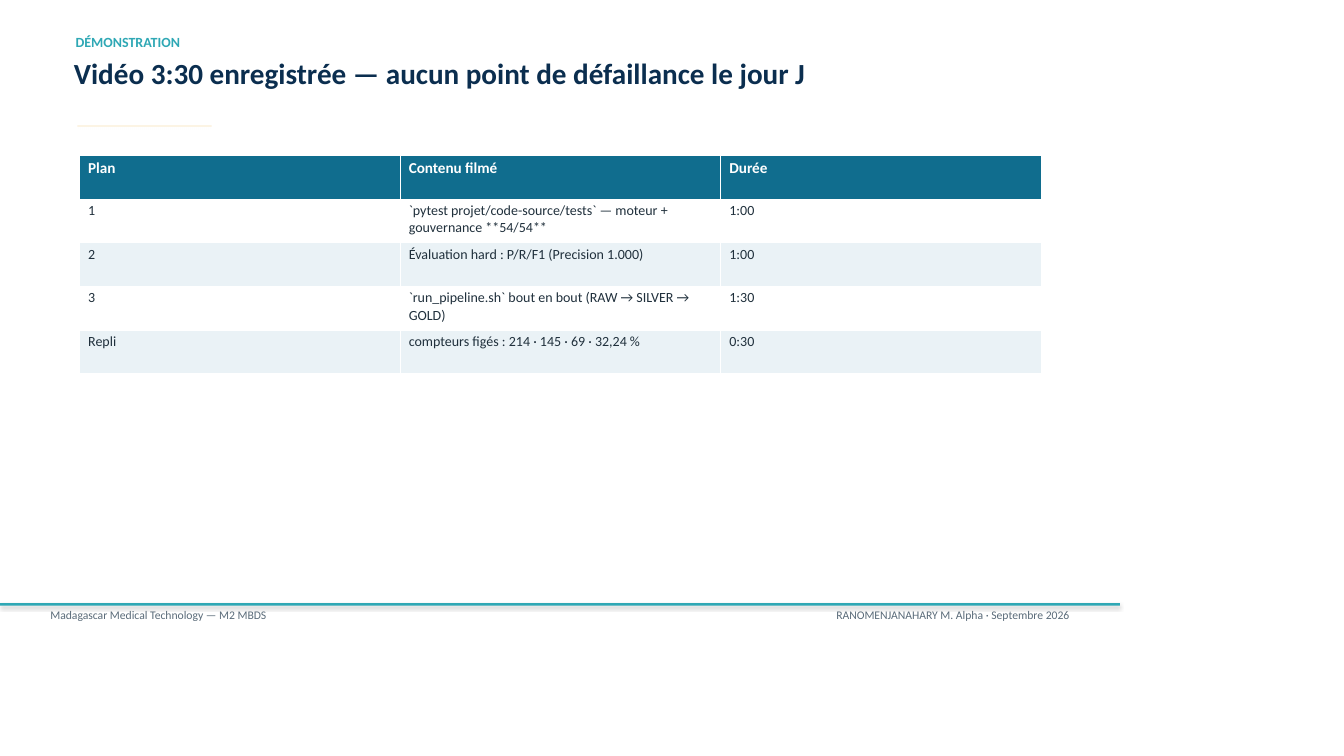
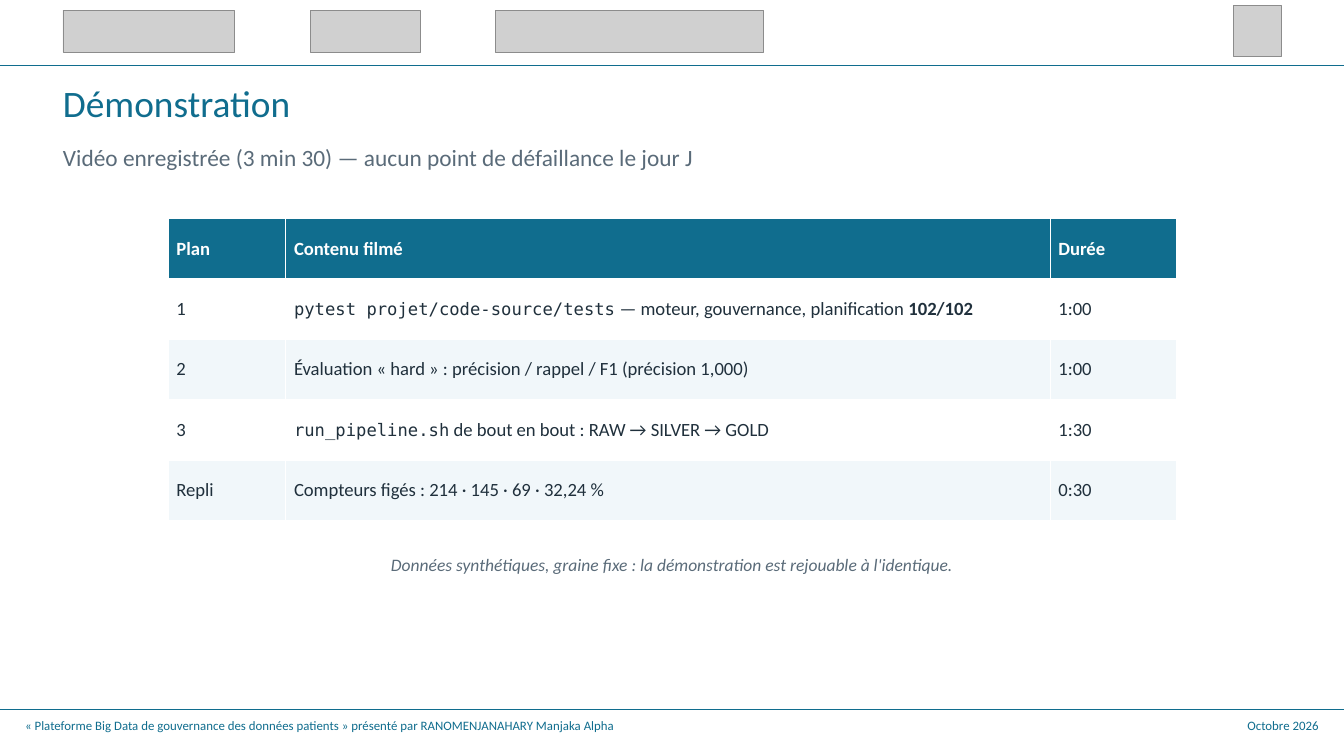
Before and after one commit to Alphamanjaka/test-big-data, a slide deck: slide 18 of documents/slide_soutenance/V2soutenance_m2_mmt_alpha.pptx. Drawn at 1344x756 pixels with LibreOffice and Linux fonts; fonts in the diff are those of the drawing; grey boxes stand for pictures. Boxes give left, top, right and bottom in pixels: in the first picture for what was removed or moved away, otherwise in the second. Text is boxed around its words. In the diff, an @@ line names an element or a change of style, - is before the commit and + after.

```diff
--- a/documents/slide_soutenance/V2soutenance_m2_mmt_alpha.pptx
+++ b/documents/slide_soutenance/V2soutenance_m2_mmt_alpha.pptx
@@ picture added at [63, 10, 234, 52] @@
@@ picture added at [310, 10, 420, 52] @@
@@ picture added at [496, 10, 764, 52] @@
@@ picture added at [1234, 6, 1281, 56] @@
@@ line added from (0, 66) to (1344, 66), #106D8E 1 pt @@
@@ text at [63, 91, 290, 118]: text changed; size 12 to 32 pt; text colour #2FA8B5 to #106D8E; bold off @@
-DÉMONSTRATION
+Démonstration
@@ text at [63, 149, 692, 170]: text changed; size 25 to 20 pt; text colour #0B2E4F to #5A6B79; bold off @@
-Vidéo 3:30 enregistrée — aucun point de défaillance le jour J
+Vidéo enregistrée (3 min 30) — aucun point de défaillance le jour J
@@ rectangle removed at [77, 126, 212, 126] @@
@@ table at [168, 218, 1176, 521] @@
-row 2, column 2: `pytest projet/code-source/tests` — moteur + gouvernance **54/54**
+row 2, column 2: pytest projet/code-source/tests — moteur, gouvernance, planification 102/102
-row 3, column 2: Évaluation hard : P/R/F1 (Precision 1.000)
+row 3, column 2: Évaluation « hard » : précision / rappel / F1 (précision 1,000)
-row 4, column 2: `run_pipeline.sh` bout en bout (RAW → SILVER → GOLD)
+row 4, column 2: run_pipeline.sh de bout en bout : RAW → SILVER → GOLD
-row 5, column 2: compteurs figés : 214 · 145 · 69 · 32,24 %
+row 5, column 2: Compteurs figés : 214 · 145 · 69 · 32,24 %
@@ fill #EAF2F6 to #F1F7FA in 6 cells @@
@@ size 13 to 16 pt in "Plan", "Contenu filmé", "Durée" @@
@@ size 12 to 16 pt in "1", "1:00", "2", "1:00" and 4 more places @@
@@ table: place and size @@
-table at [80, 155, 1042, 374]
+table at [168, 218, 1176, 521]
@@ text added at [391, 559, 953, 574], 15 pt, text #5A6B79, italic @@
+Données synthétiques, graine fixe : la démonstration est rejouable à l'identique.
@@ rectangle removed at [0, 603, 1120, 606] @@
@@ text removed at [50, 611, 267, 621] @@
-Madagascar Medical Technology — M2 MBDS
@@ text removed at [836, 611, 1070, 621] @@
-RANOMENJANAHARY M. Alpha · Septembre 2026
@@ line added from (0, 710) to (1344, 710), #106D8E 1 pt @@
@@ text added at [35, 721, 614, 732], 11 pt, text #106D8E @@
+« Plateforme Big Data de gouvernance des données patients » présenté par RANOMENJANAHARY Manjaka Alpha
@@ text added at [1247, 721, 1319, 730], 11 pt, text #106D8E @@
+Octobre 2026
```
Also in this commit, not shown: 4 other slides changed, 16 slides added, 16 slides removed, 6 other files.
